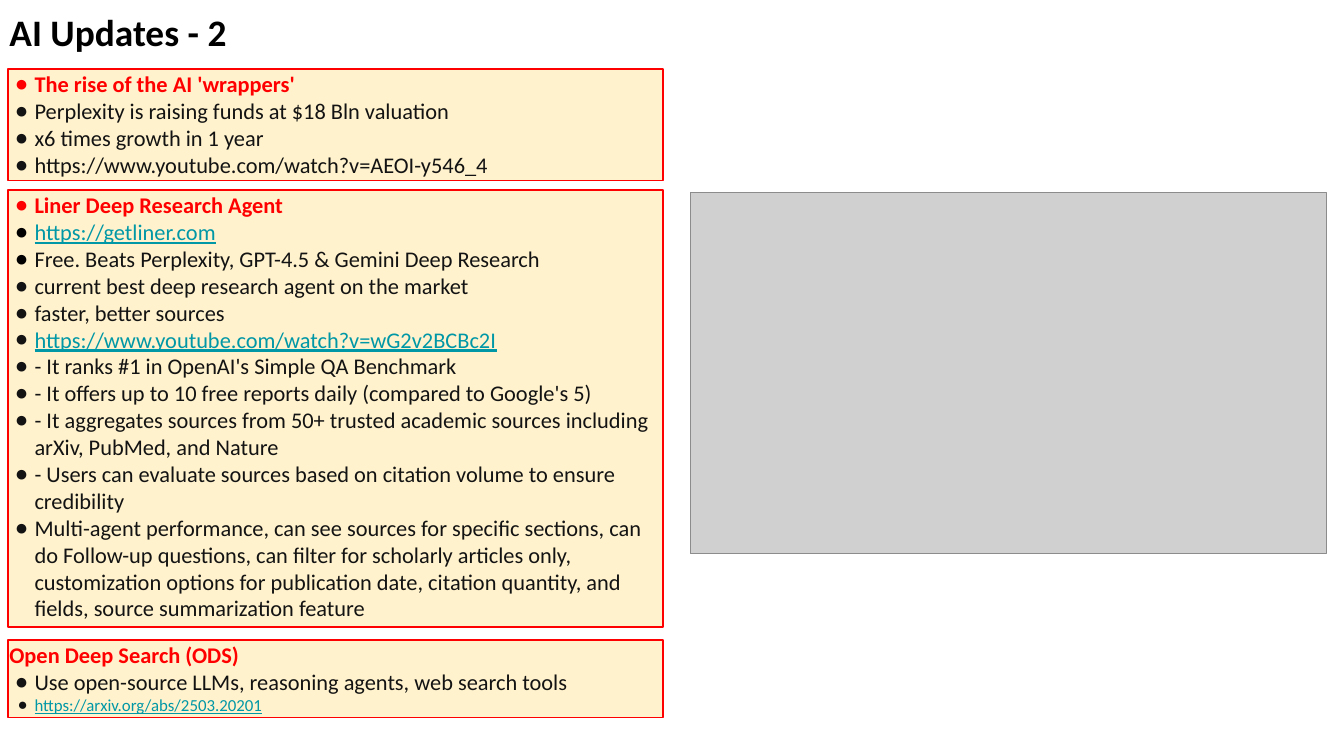
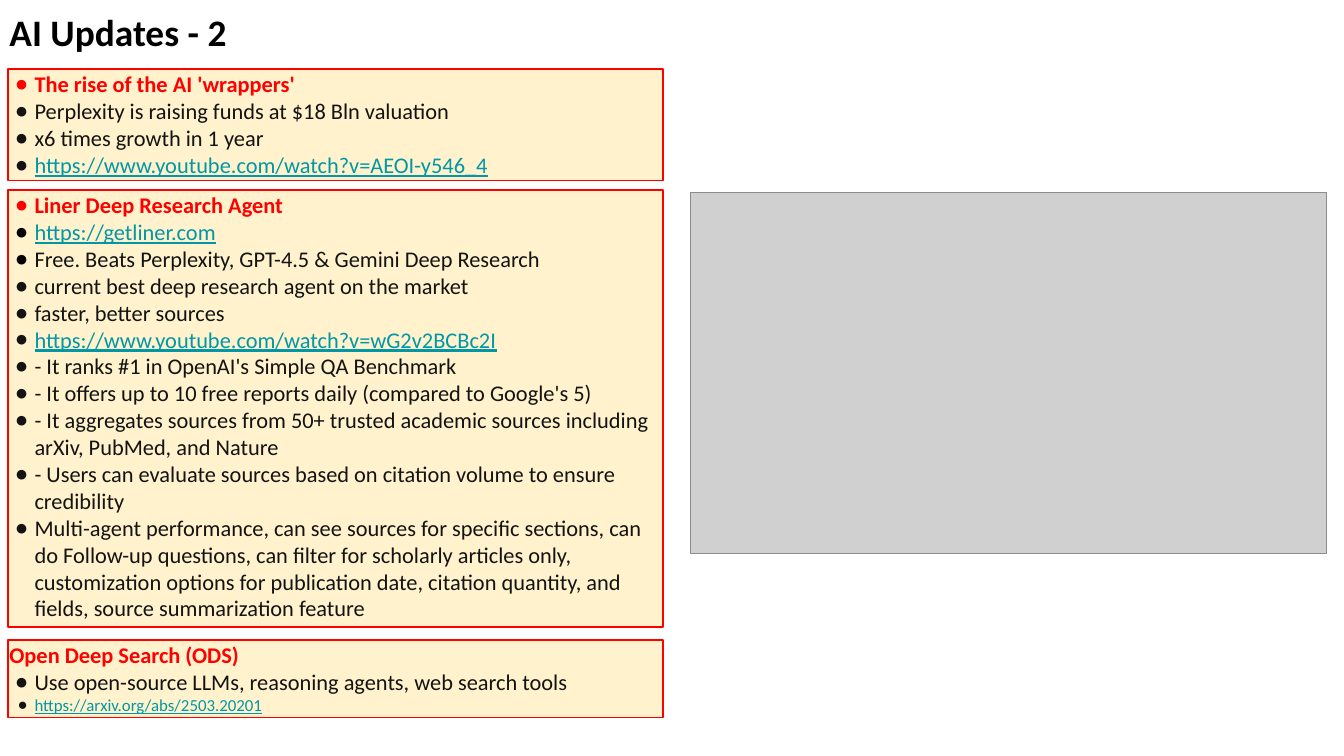
Before and after one commit to lselector/seminar, a slide deck: slide 10 of 2025/2025-03-28-AI-Updates.pptx. Drawn at 1344x756 pixels with LibreOffice and Linux fonts; fonts in the diff are those of the drawing; grey boxes stand for pictures. Boxes give left, top, right and bottom in pixels: in the first picture for what was removed or moved away, otherwise in the second. Text is boxed around its words. In the diff, an @@ line names an element or a change of style, - is before the commit and + after.

```diff
--- a/2025/2025-03-28-AI-Updates.pptx
+++ b/2025/2025-03-28-AI-Updates.pptx
@@ text in rectangle at [35,157,488,177]: text colour #131313 to #0097A7, underline on in "https://www.youtube.com/watch?v=AEOI-y546_4" @@
```
Also in this commit, not shown: 2 other slides changed.
